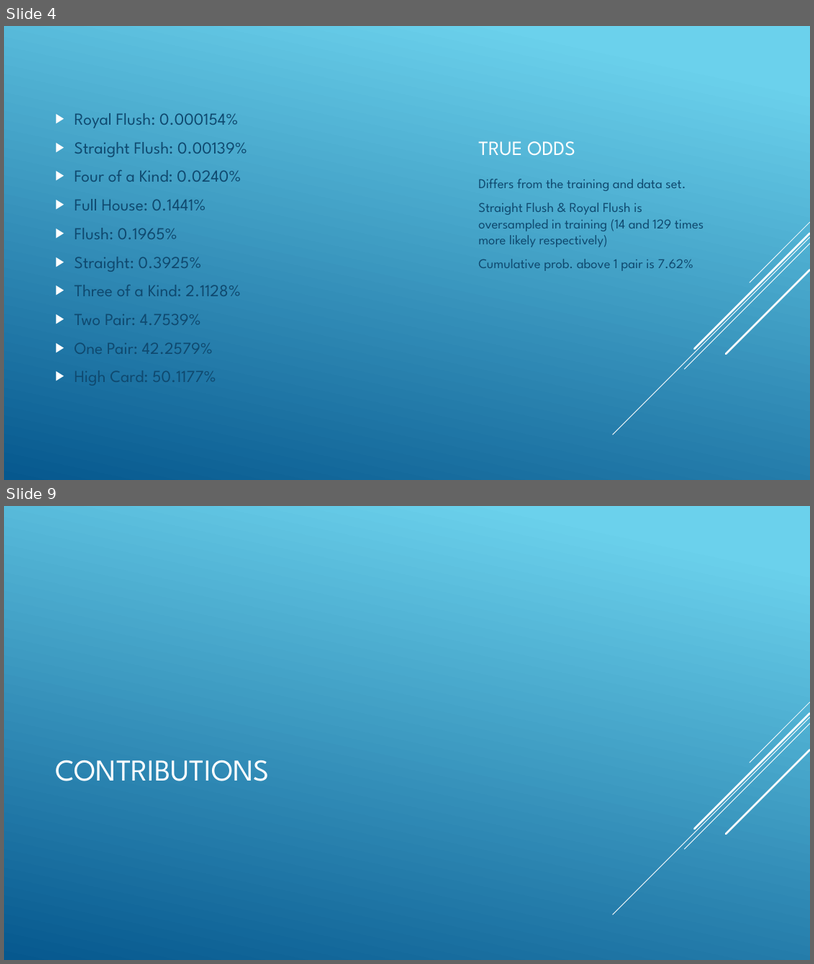
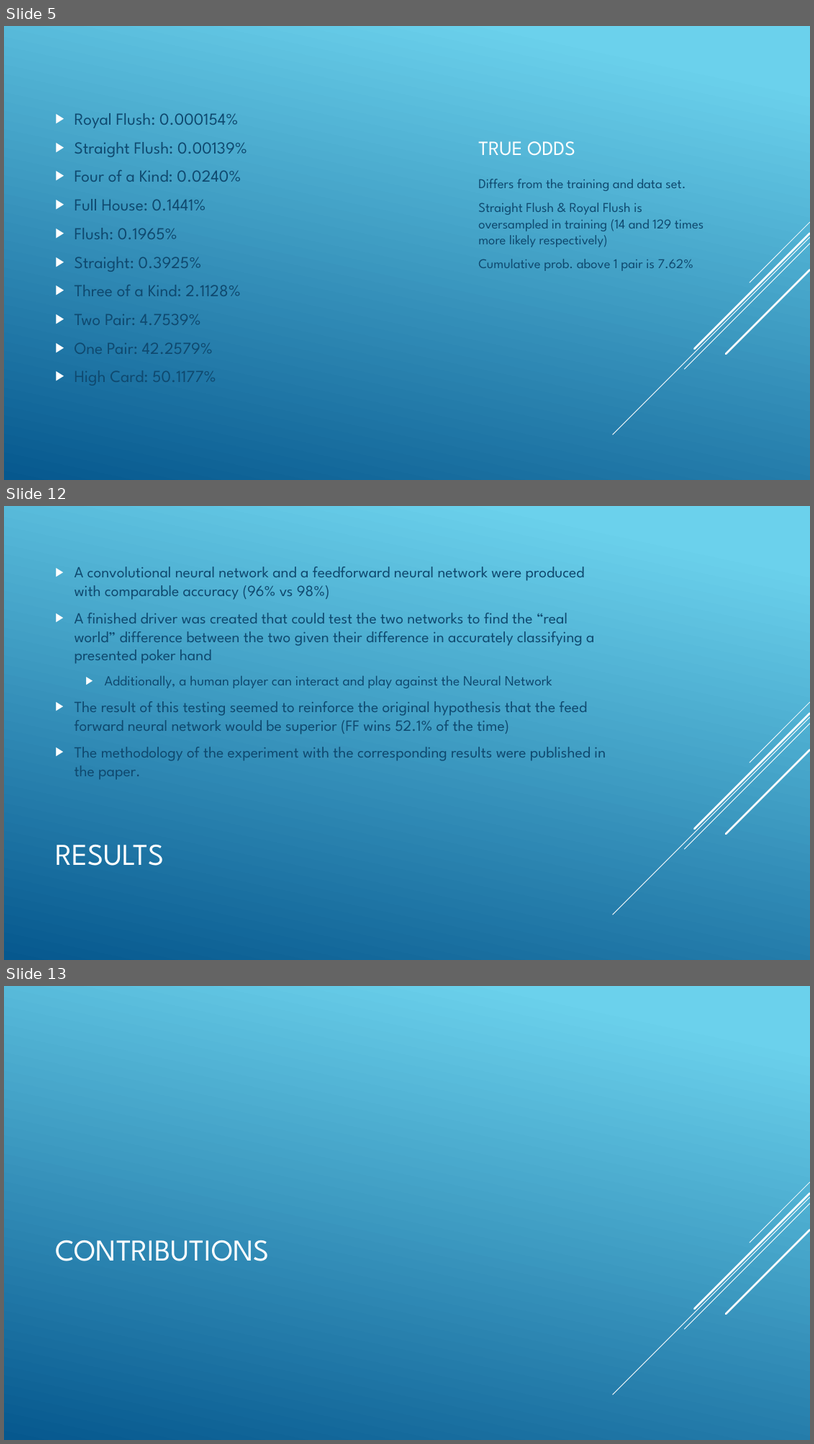
Before and after one commit to CSCI4850/S18-team4-project, a slide deck: PresentationSlides.pptx. Shown one above the other, each under a label of ours: slides 4 and 9 before the commit, slides 5, 12 and 13 after it; the slides between them are not shown. The pictures are 814x964 and 814x1444 pixels, drawn with LibreOffice and Linux fonts; fonts in the diff are those of the drawing. Boxes give left, top, right and bottom in pixels: in the first picture for what was removed or moved away, otherwise in the second. Text is boxed around its words. In the diff, an @@ line names an element or a change of style, - is before the commit and + after.

```diff
--- a/PresentationSlides.pptx
+++ b/PresentationSlides.pptx
@@ slide 12 added at box(4, 506, 810, 960), background gradient #6ED2EB to #06588E; not listed: 5 template elements that a slide beside it also shows @@
@@ text added at box(75, 566, 606, 779), 18.5 pt, text #0F496F @@
+▶ A convolutional neural network and a feedforward neural network were produced with comparable accuracy (96% vs 98%)
+▶ A finished driver was created that could test the two networks to find the “real world” difference between the two given their difference in accurately classifying a presented poker hand
+  ▶ Additionally, a human player can interact and play against the Neural Network
+▶ The result of this testing seemed to reinforce the original hypothesis that the feed forward neural network would be superior (FF wins 52.1% of the time)
+▶ The methodology of the experiment with the corresponding results were published in the paper.
@@ title added at box(55, 844, 164, 865), 36 pt, text #FFFFFF @@
+RESULTS
@@ what was slide 4 is now slide 5 @@
@@ what was slide 9 is now slide 13 @@
```
Also in this commit, not shown: 4 slides changed, 4 other slides added, 1 slide removed.
